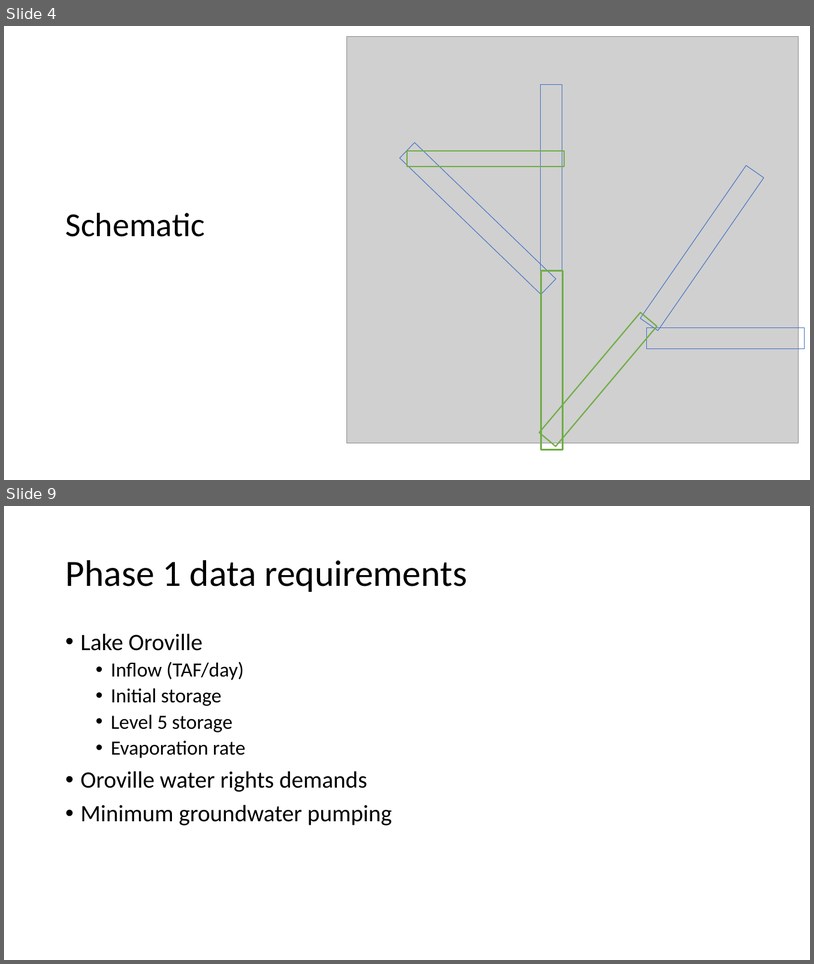
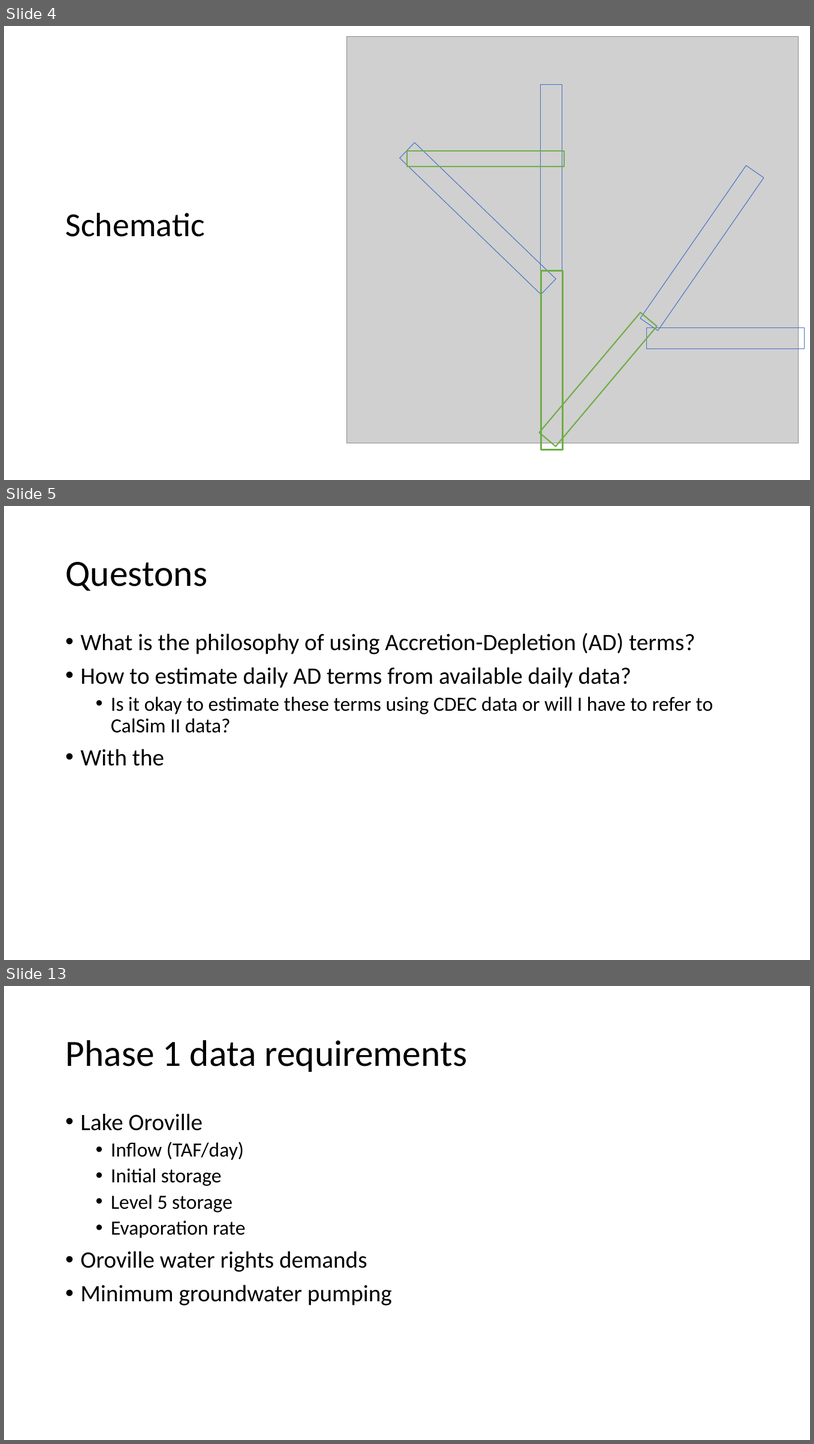
Before and after one commit to nsosorio/DailyCalLiteModel, a slide deck: Building daily CalLite model from scratch – daily.pptx. Shown one above the other, each under a label of ours: slides 4 and 9 before the commit, slides 4, 5 and 13 after it; the slides between them are not shown. The pictures are 814x964 and 814x1444 pixels, drawn with LibreOffice and Linux fonts; fonts in the diff are those of the drawing; grey boxes stand for pictures. Boxes give left, top, right and bottom in pixels: in the first picture for what was removed or moved away, otherwise in the second. Text is boxed around its words. In the diff, an @@ line names an element or a change of style, - is before the commit and + after.

```diff
--- a/Building daily CalLite model from scratch – daily.pptx
+++ b/Building daily CalLite model from scratch – daily.pptx
@@ slide 5 added at (x1=4, y1=506, x2=810, y2=960), background #FFFFFF @@
@@ title added at (x1=65, y1=562, x2=207, y2=591), 44 pt, text #000000 @@
+Questons
@@ text added at (x1=81, y1=633, x2=714, y2=766), 28 pt, text #000000 @@
+• What is the philosophy of using Accretion-Depletion (AD) terms?
+• How to estimate daily AD terms from available daily data?
+  • Is it okay to estimate these terms using CDEC data or will I have to refer to CalSim II data?
+• With the
@@ what was slide 9 is now slide 13 @@
```
Also in this commit, not shown: 6 slides changed, 4 other slides added, 11 other files.
